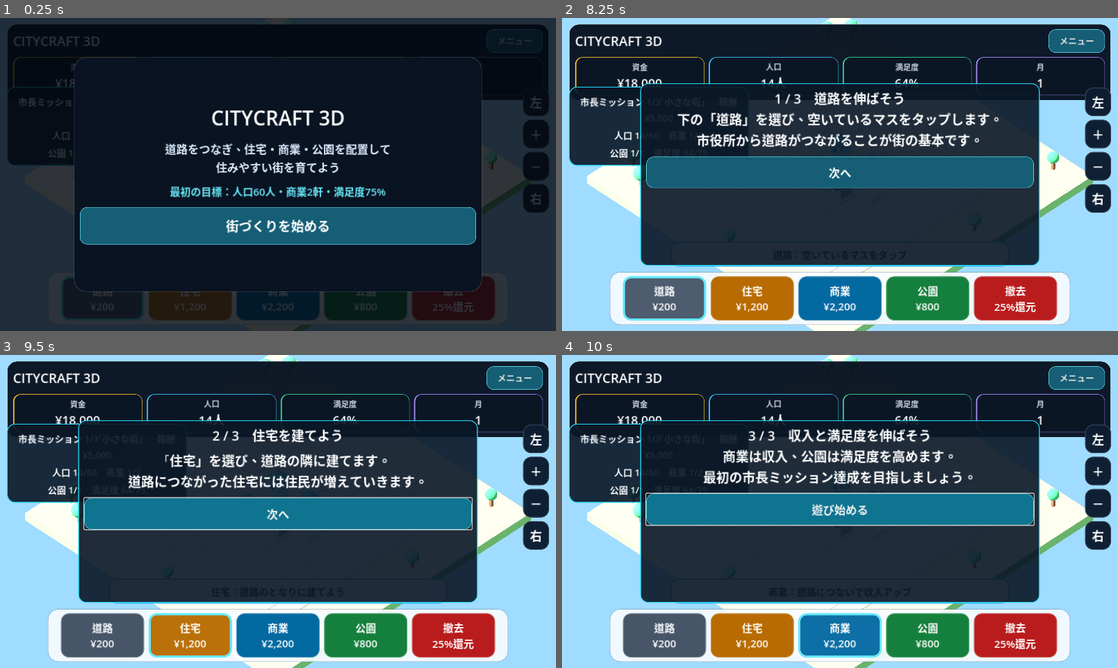
Above: before the commit, frames 1-4 (two rows, left to right).
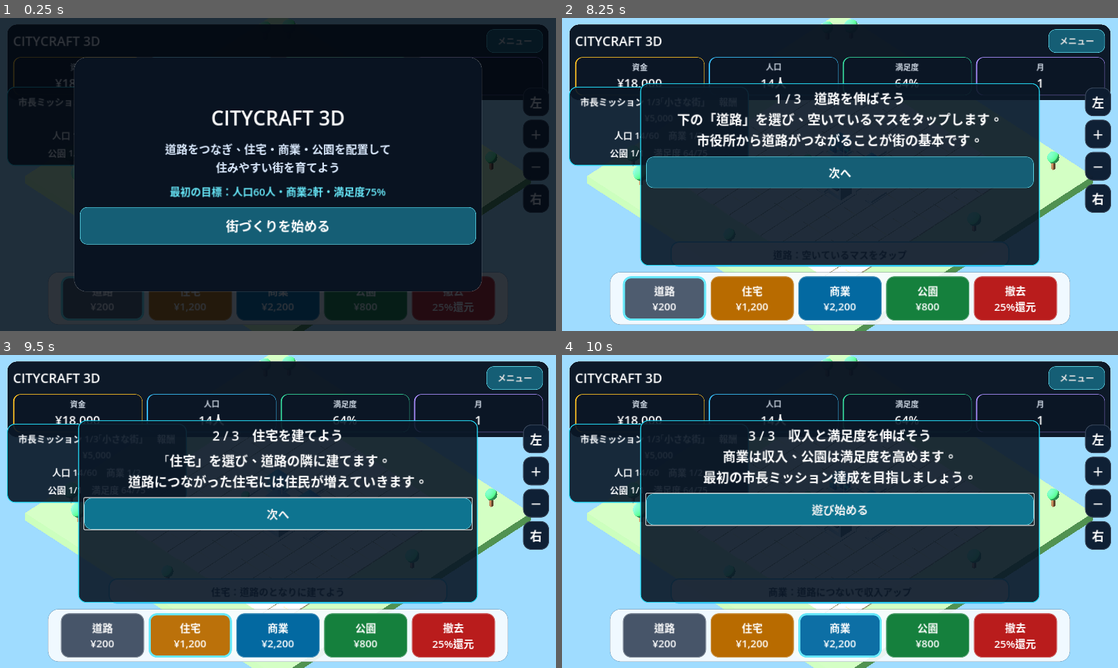
Above: after the commit, the same moments.

Repository: kobitworks/autoai_poc
Game: Godot game, scene res://main.tscn
The game is run twice, just before and just after one commit, with the same random seed, the same clock (stepped at 60 frames per second) and the same inputs.
Inputs:
- Up to frame 1 (0.25 s): no input
- Up to frame 2 (8.25 s): click "メニュー" at 0.5 s; click "左" at 1.25 s; click "＋" at 2 s; click "－" at 2.75 s; click "右" at 3.5 s; click "道路 ¥200" at 4.25 s; click "住宅 ¥1,200" at 5 s; click "商業 ¥2,200" at 5.75 s; click "公園 ¥800" at 6.5 s; click "撤去 25%還元" at 7.25 s; click "街づくりを始める" at 8 s
- Up to frame 3 (9.5 s): click "次へ" at 8.75 s
- Up to frame 4 (10 s): click "次へ" at 9.5 s

The runs differ from the first frame. In frame 2, 3.2% of the frame differs, in the area x 4-96%, y 0-100%; in frame 3, 3.2%; in frame 4, 3.2%.

Commit message:
Increase CityCraft zone contrast and reduce lighting washout

Diff:
--- a/p021-game/sources/citycraft-3d-godot/main.gd
+++ b/p021-game/sources/citycraft-3d-godot/main.gd
@@ -11,12 +11,12 @@
 }
 
 const TILE_COLORS := {
-	"empty": Color("e8d8b8"),
-	"road": Color("d6d9de"),
-	"home": Color("4f9fe8"),
-	"shop": Color("8b939e"),
-	"park": Color("50ad62"),
-	"city": Color("78cbe8")
+	"empty": Color("d9bd8f"),  # 空き地: はっきり分かる薄茶
+	"road": Color("b8c0ca"),   # 道路: 中間グレー
+	"home": Color("6aaee8"),   # 住宅: 青
+	"shop": Color("8f98a3"),   # 商業: グレー
+	"park": Color("62b86f"),   # 公園: 緑
+	"city": Color("66c2df")    # 市役所
 }
 
 var money := 18000
@@ -108,14 +108,14 @@
 	environment.background_color = Color("9fdcff")
 	environment.ambient_light_source = Environment.AMBIENT_SOURCE_COLOR
 	environment.ambient_light_color = Color("dff8ff")
-	environment.ambient_light_energy = 0.8
+	environment.ambient_light_energy = 0.48
 	environment.tonemap_mode = Environment.TONE_MAPPER_FILMIC
 	env.environment = environment
 	add_child(env)
 
 	var sun := DirectionalLight3D.new()
 	sun.rotation_degrees = Vector3(-52, -34, 0)
-	sun.light_energy = 1.4
+	sun.light_energy = 1.02
 	sun.shadow_enabled = true
 	add_child(sun)
 
@@ -136,7 +136,7 @@
 			# A very small checker variation keeps the grid readable without
 			# competing with the semantic zoning colors.
 			if (x + z) % 2 == 1:
-				tile_color = tile_color.darkened(0.035)
+				tile_color = tile_color.darkened(0.07)
 			var tile := _box(Vector3(0.96, 0.08, 0.96), tile_color)
 			tile.position = Vector3(x - HALF, 0.0, z - HALF)
 			add_child(tile)
@@ -197,7 +197,7 @@
 	var tile: MeshInstance3D = tile_nodes[cell] as MeshInstance3D
 	var color: Color = TILE_COLORS.get(kind, TILE_COLORS["empty"])
 	if kind == "empty" and (cell.x + cell.y) % 2 == 1:
-		color = color.darkened(0.035)
+		color = color.darkened(0.07)
 	tile.material_override = _tile_material(color)
 
 
@@ -229,10 +229,10 @@
 
 func _make_road() -> Node3D:
 	var root := Node3D.new()
-	var slab := _box(Vector3(0.94, 0.11, 0.94), Color("b7bec7"))
+	var slab := _box(Vector3(0.94, 0.11, 0.94), Color("aab3bd"))
 	slab.position.y = 0.07
 	root.add_child(slab)
-	var line := _box(Vector3(0.06, 0.012, 0.50), Color("f8fafc"))
+	var line := _box(Vector3(0.06, 0.012, 0.50), Color("eef2f7"))
 	line.position.y = 0.132
 	root.add_child(line)
 	return root
@@ -240,11 +240,11 @@
 
 func _make_home() -> Node3D:
 	var root := Node3D.new()
-	var foundation := _box(Vector3(0.76, 0.12, 0.76), Color("b9ddff"))
+	var foundation := _box(Vector3(0.76, 0.12, 0.76), Color("8fc5f1"))
 	foundation.position.y = 0.08
 	root.add_child(foundation)
 
-	var body := _box(Vector3(0.66, 0.63, 0.62), Color("4f9fe8"))
+	var body := _box(Vector3(0.66, 0.63, 0.62), Color("2f7fc4"))
 	body.position.y = 0.44
 	root.add_child(body)
 
@@ -256,7 +256,7 @@
 	roof_mesh.radial_segments = 4
 	roof.mesh = roof_mesh
 	var roof_mat := StandardMaterial3D.new()
-	roof_mat.albedo_color = Color("2563a6")
+	roof_mat.albedo_color = Color("1e5f96")
 	roof_mat.roughness = 0.85
 	roof.material_override = roof_mat
 	roof.rotation.y = PI / 4.0
@@ -276,19 +276,19 @@
 
 func _make_shop() -> Node3D:
 	var root := Node3D.new()
-	var body := _box(Vector3(0.78, 0.72, 0.70), Color("8b939e"))
+	var body := _box(Vector3(0.78, 0.72, 0.70), Color("747f8b"))
 	body.position.y = 0.40
 	root.add_child(body)
 
-	var roof := _box(Vector3(0.86, 0.08, 0.78), Color("5f6874"))
+	var roof := _box(Vector3(0.86, 0.08, 0.78), Color("4b5563"))
 	roof.position.y = 0.81
 	root.add_child(roof)
 
-	var glass := _box(Vector3(0.55, 0.30, 0.02), Color("dbe4ec"))
+	var glass := _box(Vector3(0.55, 0.30, 0.02), Color("c9d2db"))
 	glass.position = Vector3(0.0, 0.43, 0.361)
 	root.add_child(glass)
 
-	var awning := _box(Vector3(0.62, 0.08, 0.16), Color("374151"))
+	var awning := _box(Vector3(0.62, 0.08, 0.16), Color("303744"))
 	awning.position = Vector3(0.0, 0.66, 0.42)
 	root.add_child(awning)
 	return root
@@ -296,7 +296,7 @@
 
 func _make_park() -> Node3D:
 	var root := Node3D.new()
-	var base := _box(Vector3(0.90, 0.08, 0.90), Color("43a557"))
+	var base := _box(Vector3(0.90, 0.08, 0.90), Color("3e9a52"))
 	base.position.y = 0.06
 	root.add_child(base)
 
